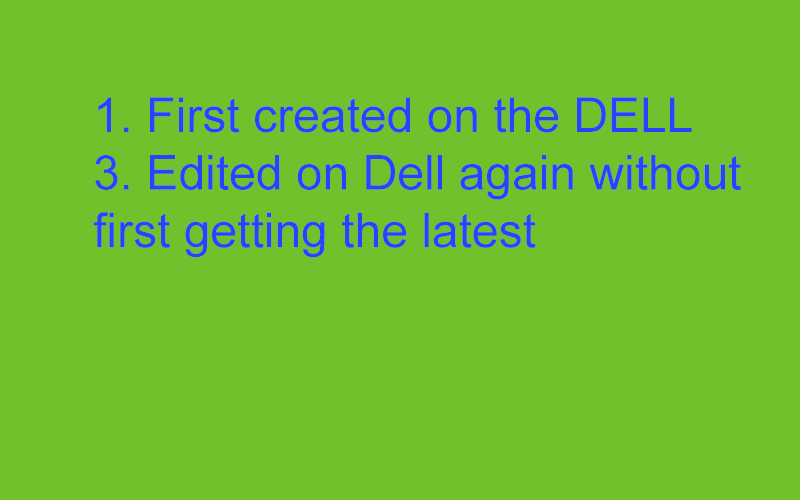
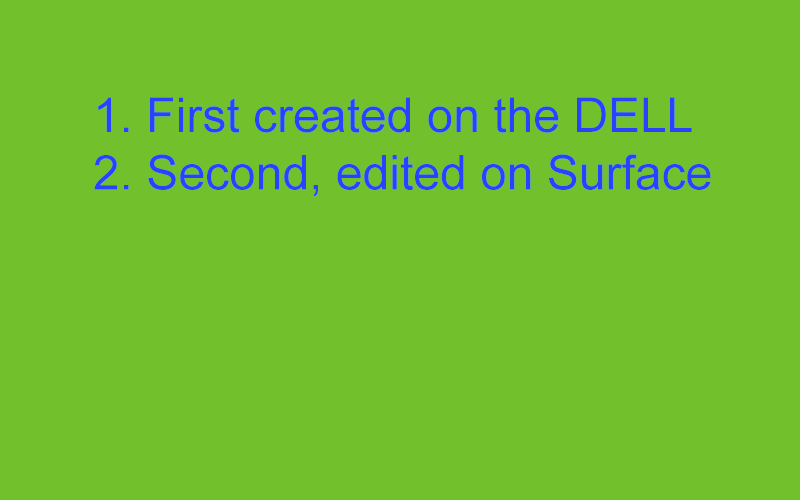
Two versions of the same layered image (800 x 500). Layer-by-layer changes:
renamed "1. First created on the DELL 3. Edited on Dell again without fi" to "1. First created on the DELL 2. Second, edited on Surface", painted on it over [93, 154, 741, 258]
